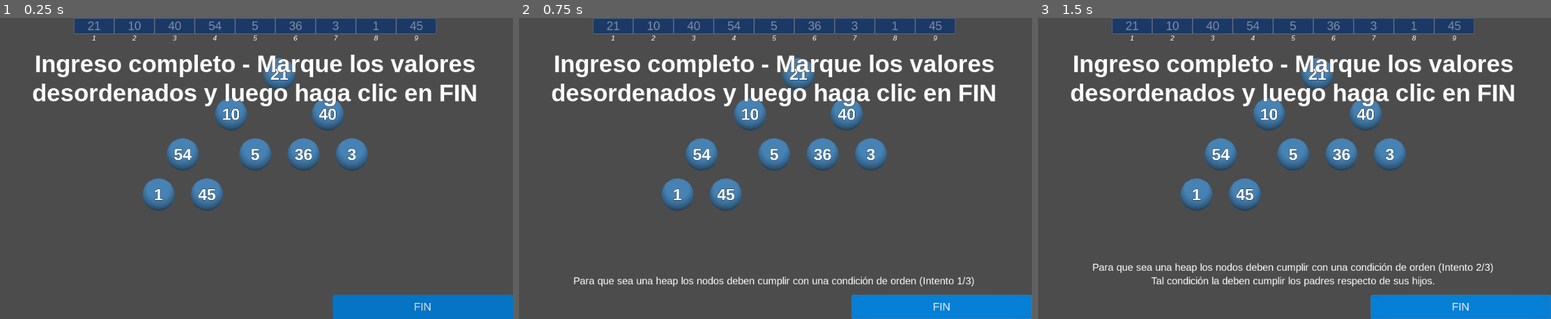
Above: before the commit, frames 1-3 (left to right).
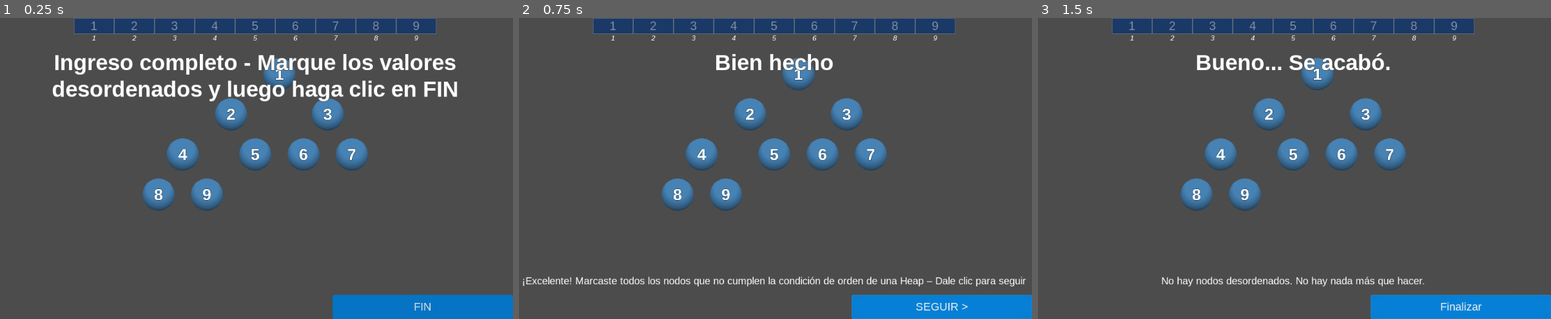
Above: after the commit, the same moments.

Repository: ChoquePumper/AyED-desafio2
Game: Godot game, scene res://escenas/AplicarAlgoritmo.tscn
The game is run twice, just before and just after one commit, with the same random seed, the same clock (stepped at 60 frames per second) and the same inputs. This scene is started directly instead of the project's main scene.
Inputs:
- Up to frame 1 (0.25 s): no input
- Up to frame 2 (0.75 s): click "FIN" at 0.5 s
- Up to frame 3 (1.5 s): click "FIN" (after the commit: "SEGUIR >") at 1.25 s

The runs differ from the first frame. In frame 1, 6.6% of the frame differs, in the area x 6-93%, y 1-61%; in frame 2, 7.0%; in frame 3, 7.3%, in the area x 6-93%, y 1-98%.

Commit message:
Empezar a usar la clase Fase en AplicarAlgoritmo.

Diff:
--- a/escenas/AplicarAlgoritmo.gd
+++ b/escenas/AplicarAlgoritmo.gd
@@ -19,6 +19,7 @@
 # Señales
 signal nodo_seleccionado(valor,i)
 signal devolucion_de_respuesta(resultado, tu_respuesta)
+signal respuesta_enviada(respuesta)
 
 # Input
 var is_dragging: bool = false
@@ -41,7 +42,8 @@
 
 		#Global.generarValoresAleatorios(100)
 		# Usando el ejemplo del anexo.
-		var valores_de_prueba := [21,10,40,54, 5,36, 3, 1,45]
+		var valores_de_prueba := [1,2,3,4,5,6,7,8,9]
+		#var valores_de_prueba := [21,10,40,54, 5,36, 3, 1,45]
 		#var valores_de_prueba := [ 5, 8,12, 9, 7,10,21, 6,14, 4]
 		Global.n_elementos = valores_de_prueba.size()
 		for i in valores_de_prueba.size():
@@ -78,10 +80,11 @@
 	if nodos_del_arbol:
 		(nodos_del_arbol as Control).connect("gui_input", self, "_on_gui_input")
 
-	CambiarFase( PrimeraFase.new() )
+	#CambiarFase( PrimeraFase.new() )
 	#print( buildheap.VerNodosQueNoCumplenConLaCondicionDeOrden() )
 	#buildheap.AplicarAlgoritmo()
 	#print( buildheap.minheap.GetCopiaArreglo() )
+	EmpezarSimulador()
 
 func _exit_tree():
 	buildheap.free()
@@ -115,6 +118,7 @@
 			fase_completada = respuesta == nodos_desordenados.back()
 	else:
 		print("No hay nodos desordenados. No hay nada más que hacer. Fin!")
+		CambiarFase( FaseFinSinNodosDesordenados.new() )
 	return true
 
 func SacarNodoDeRaiz(nombre: String) -> Node:
@@ -139,6 +143,12 @@
 	fase_actual = fase
 	add_child(fase_actual)
 	fase_actual.alEntrar()
+
+func _on_respuesta_enviada(respuesta):
+	estado_corrutina = estado_corrutina.resume(respuesta)
+
+func _on_devolucion_de_respuesta(resultado, tu_respuesta):
+	fase_actual.cb_resultado(resultado, tu_respuesta)
 
 func _on_gui_input(event):
 	# Implementación para poder arrastrar el arbol
@@ -168,11 +178,11 @@
 	fase_actual.alSeleccionar(valor,i)
 	var nodobinario: NodoBinario = Common.getNodo(i)
 	nodobinario.colorear(color_nodo_seleccion if nodobinario.esSeleccionado() else color_nodo)
-	if valor and i>1:
-			if buildheap.CumpleCondicionDeOrden(i):
-				prints("El nodo",i,"cumple la condición de orden.")
-			else:
-				prints("El nodo",i,"NO cumple la condición de orden.")
+#	if valor and i>1:
+#			if buildheap.CumpleCondicionDeOrden(i):
+#				prints("El nodo",i,"cumple la condición de orden.")
+#			else:
+#				prints("El nodo",i,"NO cumple la condición de orden.")
 
 # Relacionado a fase
 func _on_btnConfirmar_pressed():
@@ -195,8 +205,11 @@
 	func escribirMensaje(mensaje: String = ""):
 		$"../lblInfo".text = mensaje
 	func enviarRespuesta(respuesta):
-		$"..".estado_corutina = $"..".estado_corutina.resume(respuesta)
+		# $"..".estado_corutina = $"..".estado_corutina.resume(respuesta)
+		$"..".emit_signal("respuesta_enviada", respuesta)
 		#return resultado
+	func cb_resultado(resultado, tu_respuesta):
+		pass
 
 # Primera fase: seleccionar los elementos que no cumplen con la condición de
 # orden de la MinHeap
@@ -222,33 +235,36 @@
 			0: # En progreso
 				intentos += 1
 				# Enviar respuesta
-				# enviarRespuesta(seleccionados)
-				var desordenados: Array = buildheap.VerNodosDesordenados()
-				seleccionados.sort()
-				if desordenados == seleccionados:
-					print("Bien")
-					escribirMensaje("¡Excelente! Marcaste todos los nodos que no cumplen la condición de orden de una Heap – Dale clic para seguir")
-					estado = 1
-					$"../btnConfirmar".text = "SEGUIR >"
-				else:
-					print("Mal")
-					var lineas_msj: PoolStringArray
-					lineas_msj.append("Para que sea una heap los nodos deben cumplir con una condición de orden (Intento %d/%d)"%[intentos,intentos_max] )
-					match intentos:
-						2:
-							lineas_msj.append("Tal condición la deben cumplir los padres respecto de sus hijos.")
-						_:
-							if intentos >= 3:
-								lineas_msj.append("Repasá los contenidos relacionados y consultá los ejercicios resueltos. Dale clic en REPASAR")
-								estado = 2
-								$"../btnConfirmar".text = "REPASAR"
-					escribirMensaje("\n".join(lineas_msj))
+				enviarRespuesta(seleccionados)
 			1: # Éxito
 				# Clic en SEGUIR >
-				pass
+				enviarRespuesta(null)
 			2: # Falló
 				# Clic en REPASAR
 				pass
+	func cb_resultado(resultado, tu_respuesta):
+		var desordenados: Array = buildheap.VerNodosDesordenados()
+		seleccionados.sort()
+		if desordenados == seleccionados:
+			print("Bien")
+			escribirInstruccion("Bien hecho")
+			escribirMensaje("¡Excelente! Marcaste todos los nodos que no cumplen la condición de orden de una Heap – Dale clic para seguir")
+			estado = 1
+			$"../btnConfirmar".text = "SEGUIR >"
+		else:
+			print("Mal")
+			var lineas_msj: PoolStringArray
+			lineas_msj.append("Para que sea una heap los nodos deben cumplir con una condición de orden (Intento %d/%d)"%[intentos,intentos_max] )
+			match intentos:
+				2:
+					lineas_msj.append("Tal condición la deben cumplir los padres respecto de sus hijos.")
+				_:
+					if intentos >= 3:
+						lineas_msj.append("Repasá los contenidos relacionados y consultá los ejercicios resueltos. Dale clic en REPASAR")
+						estado = 2
+						escribirInstruccion("Ha fallado")
+						$"../btnConfirmar".text = "REPASAR"
+			escribirMensaje("\n".join(lineas_msj))
 
 class FaceFin extends Fase:
 	func _init():
@@ -257,8 +273,8 @@
 		.alEntrar() # De la superclase
 		$"../btnConfirmar".text = "Finalizar"
 	func alConfirmar():
-		#OS.kill()
-		pass
+		# Salir de la aplicacion
+		get_tree().quit(0)
 
 class FaseFinSinNodosDesordenados extends FaceFin:
 	func _init():
--- a/escenas/AplicarAlgoritmo.tscn
+++ b/escenas/AplicarAlgoritmo.tscn
@@ -15,7 +15,7 @@
 font_data = ExtResource( 5 )
 
 [sub_resource type="DynamicFont" id=1]
-size = 48
+size = 44
 outline_size = 1
 outline_color = Color( 0.301961, 0.301961, 0.301961, 1 )
 font_data = ExtResource( 1 )
@@ -114,6 +114,8 @@
 
 [node name="AnimationPlayer" type="AnimationPlayer" parent="."]
 
+[connection signal="devolucion_de_respuesta" from="." to="." method="_on_devolucion_de_respuesta"]
 [connection signal="gui_input" from="." to="." method="_on_gui_input"]
 [connection signal="nodo_seleccionado" from="." to="." method="_on_AplicarAlgoritmo_nodo_seleccionado"]
+[connection signal="respuesta_enviada" from="." to="." method="_on_respuesta_enviada" flags=3]
 [connection signal="pressed" from="btnConfirmar" to="." method="_on_btnConfirmar_pressed"]
